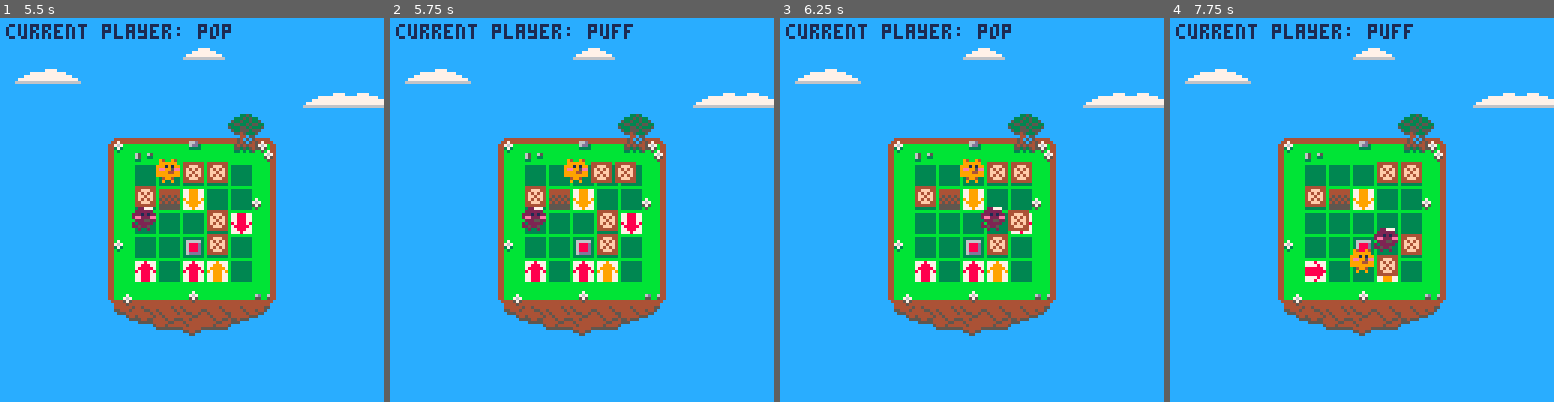
Above: before the commit, frames 1-4 (left to right).
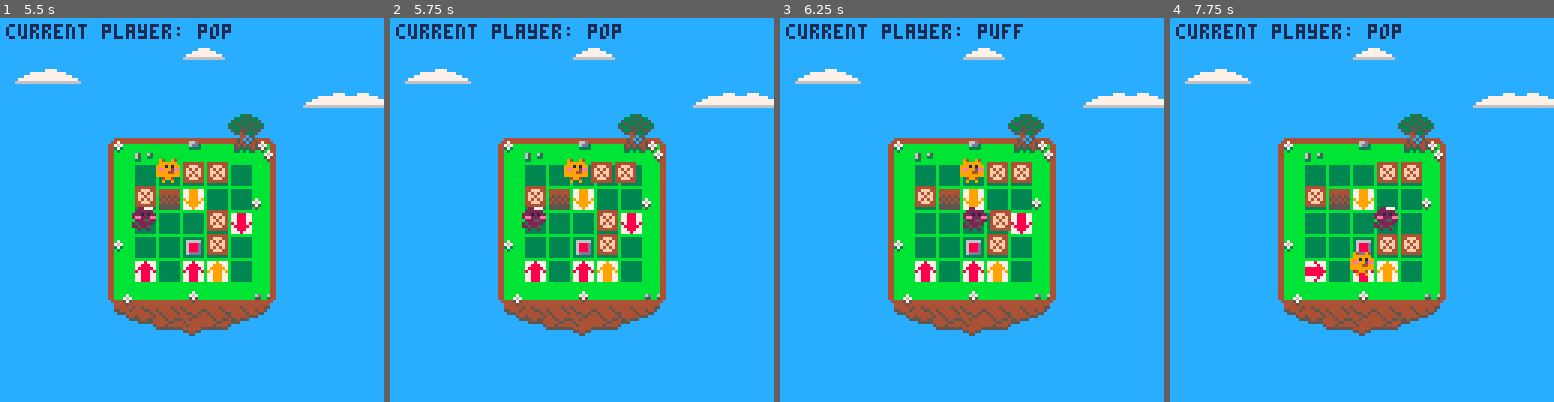
Above: after the commit, the same moments.

Repository: accidentalrebel/pico8-pop-puff
Game: PICO-8 cartridge pop-puff.p8
Same seed, same stepped clock (60 frames per second), same inputs: the game is played once before the commit and once after it.
Inputs:
- Up to frame 1 (5.5 s): tap O (Z key) at 0.33, 1.07, 2.22, 3.72, 5.22 s; tap Down at 0.7 s; tap X (X key) at 1.43, 2.07, 2.82, 3.57, 4.32, 5.07 s; hold Up 1.97-2.63 s; hold Right 2.68-3.02 s; hold Down 3.07-3.73 s; hold Left 3.78-4.12 s; hold Up 4.17-4.5 s; hold Left 4.55-5.05 s; hold Right from 5.1 s (still down)
- Up to frame 2 (5.75 s): keep holding Right
- Up to frame 3 (6.25 s): tap X (X key) at 5.82 s; release Right at 5.93 s; hold Up from 5.98 s (still down)
- Up to frame 4 (7.75 s): tap X (X key) at 6.57, 7.32 s; release Up at 6.65 s; hold Right 6.7-7.03 s; tap O (Z key) at 6.72 s; hold Down from 7.08 s (still down)

Frame 1 is identical in both runs. In frame 2, less than 0.1% of the frame differs, in the area x 54-64%, y 1-6%; in frame 3, 0.9%; in frame 4, 1.4%, in the area x 46-64%, y 1-69%.

Commit message:
Cannot accept input if player is still traveling.

Diff:
--- a/pop-puff.p8
+++ b/pop-puff.p8
@@ -100,6 +100,7 @@
 
    a.pointing = nil
    a.stop_on_next_tile = false
+   a.is_traveling = false
 
    return a
 end
@@ -261,10 +262,29 @@
    end
 end
 
+function on_reached_destination(obj)
+   printh("I "..obj.tag.." reached my final destination")
+
+   if obj.tag == _pop or obj.tag == _puff then
+      obj.is_traveling = false
+
+      local current_player = players[current_player_index]
+      printh(".."..current_player.tag)
+      if obj.tag == players[current_player_index].tag then
+	 current_player_index += 1
+	 if current_player_index > 2 then
+	    current_player_index = 1
+	 end
+      end
+   end
+end
+
 function continue_sliding(slider)
    local next_tile=get_next_tile(slider,slider.pointing)
    if next_tile != nil and can_move_to_tile(slider,next_tile) then
       slide_to_tile(slider,next_tile.col,next_tile.row)
+   else
+      on_reached_destination(slider)
    end
 end
 
@@ -275,28 +295,35 @@
       return
    end
 
+   local can_stop = true
    for child in all(p.parent.children) do
       if child.tag == _arrow or child.tag == _arrow_p then
 	 on_arrow_stepped(child,p)
+	 can_stop = false
 	 break
       elseif child.tag == _switch then
 	 on_switch_stepped(child,p)
 	 continue_sliding(p)
+	 can_stop = false
 	 break
       elseif child.tag == _cake then
 	 on_cake_stepped(child,p)
+	 can_stop = false
 	 break
       elseif child.tag == _hole then
 	 on_hole_stepped(child,p)
+	 can_stop = false
 	 break
       else
 	 if p.stop_on_next_tile then
 	    printh("Stopped on next tile!" .. p.tag)
+	    on_reached_destination(p)
 	    p.stop_on_next_tile = false
 	    return
 	 end
 
 	 continue_sliding(p)
+	 can_stop = false
 	 break
       end
    end
@@ -392,6 +419,10 @@
    dx = dx or 0
    dy = dy or 0
    local a = players[player_num]
+   if a.is_traveling then
+      return
+   end
+
    local t = get_tile_at(a.parent.col+dx,a.parent.row+dy);
    if t == nil then
       return
@@ -419,13 +450,10 @@
       end
    end
    if can_move_to_tile(a,t) then
+      a.is_traveling = true
+
       printh("started! "..a.x..","..a.y.." -- "..a.col..","..a.row)
       slide_to_tile(a,t.col,t.row)
-
-      current_player_index += 1
-      if current_player_index > 2 then
-	 current_player_index = 1
-      end
    end
 end
 
